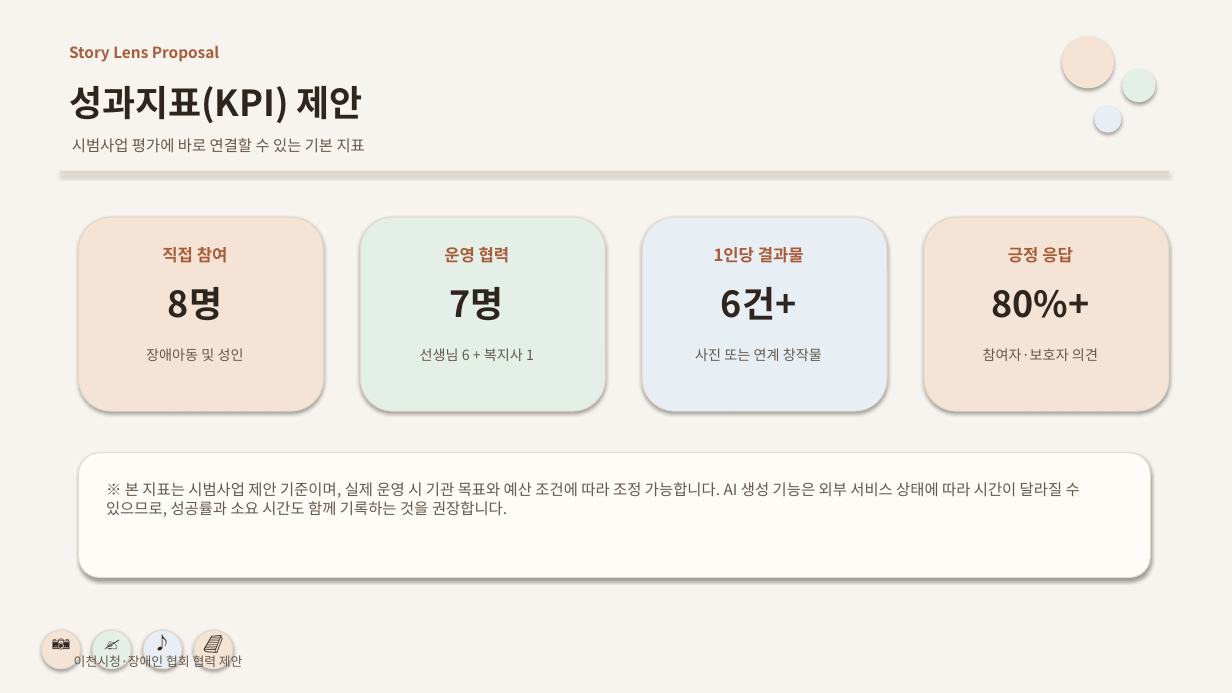
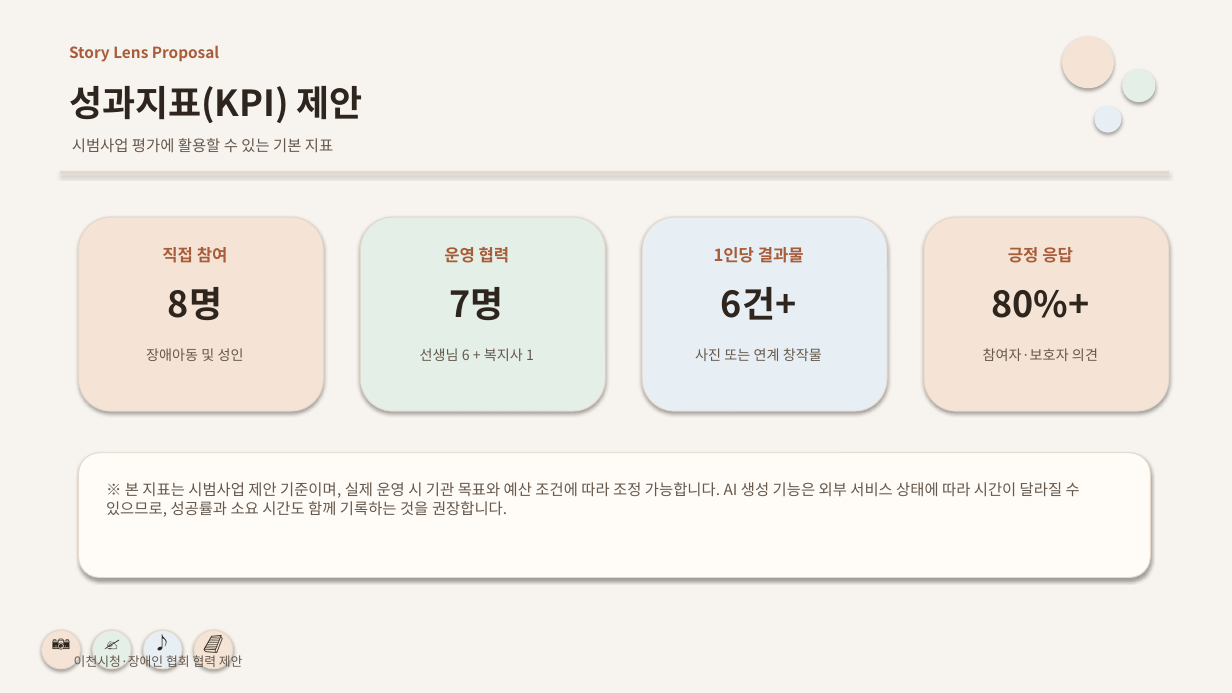
Before and after one commit to MetachainArt/Story_lens, a slide deck: slide 9 of business-plan/presentation/story-lens-public-proposal.pptx. Drawn at 1232x693 pixels with LibreOffice and Linux fonts; fonts in the diff are those of the drawing. Boxes give left, top, right and bottom in pixels: in the first picture for what was removed or moved away, otherwise in the second. Text is boxed around its words. In the diff, an @@ line names an element or a change of style, - is before the commit and + after.

```diff
--- a/business-plan/presentation/story-lens-public-proposal.pptx
+++ b/business-plan/presentation/story-lens-public-proposal.pptx
@@ text at box(72, 138, 333, 152): text changed @@
-시범사업 평가에 바로 연결할 수 있는 기본 지표
+시범사업 평가에 활용할 수 있는 기본 지표
```
Also in this commit, not shown: 9 other slides changed, 1 other file.
